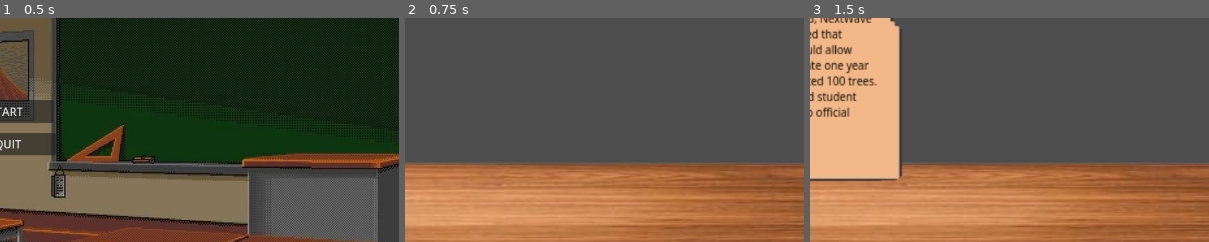
Above: before the commit, frames 1-3 (left to right).
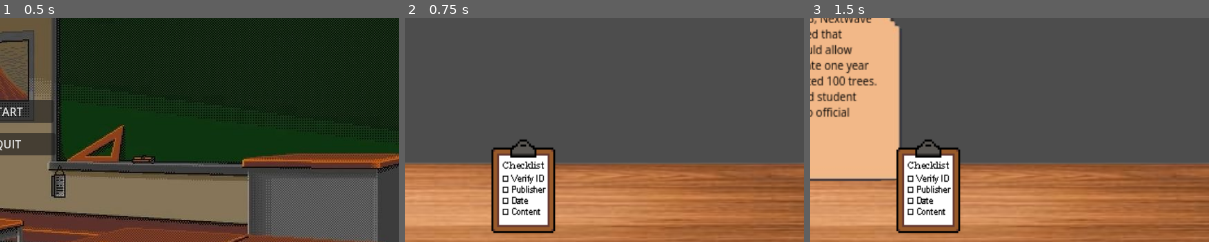
Above: after the commit, the same moments.

Repository: Huenyeon/Game-on
Game: Godot game, scene res://scene/menu.tscn
Same seed, same stepped clock (60 frames per second), same inputs: the game is played once before the commit and once after it.
Inputs (mouse positions are % of the whole screen's width and height, from its top left):
- Up to frame 1 (0.5 s): no input
- Up to frame 2 (0.75 s): click "START" at 0.5 s
- Up to frame 3 (1.5 s): tap Enter at 1.25 s; move the mouse to (21, 77) at 1.27 s; click (21, 77) at 1.42 s
The pictures show only the part of the screen within x 50-100%, y 38-88%; the shares and areas given below are measured in that part.

Frame 1 is identical in both runs. In frame 2, 6.1% of the frame differs, in the area x 21-38%, y 54-97%; in frame 3, 6.1%.

Commit message:
initial checklist ui

Diff:
--- a/game_scene.gd
+++ b/game_scene.gd
@@ -3,6 +3,12 @@
 @onready var paper = $paper
 @onready var student_paper = $"student paper"
 @onready var paper_text: RichTextLabel = $paper/MarginContainer/Text
+
+@onready var checklist_icon: Sprite2D = $checklist_icon
+@onready var checklist_ui: Control = $ChecklistUI
+@onready var close_button: Button = $CloseButton
+
+var checklist_open = false
 
 var paper_open = false
 var rng := RandomNumberGenerator.new()
@@ -40,6 +46,12 @@
 	student_paper.visible = true
 	paper_open = false
 
+	checklist_ui.visible = false
+	close_button.visible = false
+
+	$checklist_icon/Area2D.connect("input_event", _on_checklist_icon_input_event)
+	close_button.pressed.connect(_on_close_button_pressed)
+
 func _on_area_2d_input_event(viewport: Node, event: InputEvent, shape_idx: int) -> void:
 	if event is InputEventMouseButton and event.pressed:
 		paper_open = true
@@ -63,3 +75,16 @@
 			paper_open = false
 			paper.visible = false
 			student_paper.visible = true
+
+# When the checklist icon is clicked
+func _on_checklist_icon_input_event(viewport, event, shape_idx):
+	if event is InputEventMouseButton and event.pressed:
+		checklist_open = true
+		checklist_ui.visible = true
+		close_button.visible = true
+
+# Close button
+func _on_close_button_pressed() -> void:
+	checklist_open = false
+	checklist_ui.visible = false
+	close_button.visible = false
--- a/project.godot
+++ b/project.godot
@@ -12,7 +12,7 @@
 
 config/name="game on"
 run/main_scene="res://scene/menu.tscn"
-config/features=PackedStringArray("4.3", "GL Compatibility")
+config/features=PackedStringArray("4.4", "GL Compatibility")
 config/icon="res://icon.svg"
 
 [rendering]
--- a/scene/game_scene.tscn
+++ b/scene/game_scene.tscn
@@ -1,14 +1,19 @@
-[gd_scene load_steps=8 format=3 uid="uid://eg8aervxc26f"]
+[gd_scene load_steps=11 format=3 uid="uid://eg8aervxc26f"]
 
-[ext_resource type="Script" path="res://game_scene.gd" id="1_3ad2y"]
+[ext_resource type="Script" uid="uid://14byfc7qjks0" path="res://game_scene.gd" id="1_3ad2y"]
 [ext_resource type="Texture2D" uid="uid://xj4ir0ohnlic" path="res://assets/images/Teachers Table.png" id="2_d2lej"]
 [ext_resource type="Texture2D" uid="uid://b5u7bu5y3ro0h" path="res://assets/images/book-removebg-preview.png" id="3_5hqqe"]
 [ext_resource type="Texture2D" uid="uid://d1gfqp0jlskxw" path="res://assets/images/image-removebg-preview.png" id="4_vuqbi"]
 [ext_resource type="Texture2D" uid="uid://wv2vg617ijxf" path="res://assets/images/paper_table-removebg-preview.png" id="5_vweb5"]
 [ext_resource type="FontFile" uid="uid://br4ssul0iujnw" path="res://font/OpenSans-VariableFont_wdth,wght.ttf" id="5_y3ouy"]
+[ext_resource type="Texture2D" uid="uid://cqdtxbudc0te1" path="res://assets/checklist/checklist.png" id="7_f3g3v"]
+[ext_resource type="Texture2D" uid="uid://de1i3di3wvrdb" path="res://assets/checklist/checklist- empty.png" id="8_juocg"]
 
 [sub_resource type="RectangleShape2D" id="RectangleShape2D_famsg"]
 size = Vector2(175.207, 240.258)
+
+[sub_resource type="RectangleShape2D" id="RectangleShape2D_juocg"]
+size = Vector2(65.926, 82.7587)
 
 [node name="Game Scene" type="Node2D"]
 script = ExtResource("1_3ad2y")
@@ -57,4 +62,79 @@
 position = Vector2(-3.30152, 7.17491)
 shape = SubResource("RectangleShape2D_famsg")
 
+[node name="checklist_icon" type="Sprite2D" parent="."]
+position = Vector2(750, 486)
+scale = Vector2(1.35, 1.45)
+texture = ExtResource("7_f3g3v")
+
+[node name="Area2D" type="Area2D" parent="checklist_icon"]
+
+[node name="CollisionShape2D" type="CollisionShape2D" parent="checklist_icon/Area2D"]
+position = Vector2(-1.85181, 6.20679)
+shape = SubResource("RectangleShape2D_juocg")
+
+[node name="CloseButton" type="Button" parent="."]
+visible = false
+offset_left = 1116.0
+offset_top = 3.0
+offset_right = 1150.0
+offset_bottom = 34.0
+text = "X"
+
+[node name="ChecklistUI" type="Control" parent="."]
+layout_mode = 3
+anchors_preset = 0
+offset_left = 343.0
+offset_top = -1.0
+offset_right = 822.0
+offset_bottom = 583.0
+
+[node name="ClipboardImage" type="TextureRect" parent="ChecklistUI"]
+layout_mode = 0
+offset_left = -10.0
+offset_top = 33.0
+offset_right = 425.0
+offset_bottom = 493.0
+texture = ExtResource("8_juocg")
+
+[node name="Label" type="Label" parent="ChecklistUI/ClipboardImage"]
+modulate = Color(0, 0, 0, 1)
+self_modulate = Color(0.0214346, 0.0214346, 0.0214346, 1)
+layout_mode = 2
+offset_left = 118.0
+offset_top = 141.0
+offset_right = 298.0
+offset_bottom = 164.0
+text = "Checklist"
+horizontal_alignment = 1
+
+[node name="VBoxContainer" type="VBoxContainer" parent="ChecklistUI/ClipboardImage"]
+modulate = Color(0.00566115, 0.00566115, 0.00566115, 1)
+layout_mode = 0
+offset_left = 108.0
+offset_top = 202.0
+offset_right = 288.0
+offset_bottom = 373.0
+
+[node name="CheckBox" type="CheckBox" parent="ChecklistUI/ClipboardImage/VBoxContainer"]
+modulate = Color(0.000113828, 0.000113828, 0.000113828, 1)
+layout_mode = 2
+text = "Verify ID"
+
+[node name="CheckBox2" type="CheckBox" parent="ChecklistUI/ClipboardImage/VBoxContainer"]
+modulate = Color(0.0338533, 0.0338533, 0.0338533, 1)
+layout_mode = 2
+text = "Publisher
+"
+
+[node name="CheckBox3" type="CheckBox" parent="ChecklistUI/ClipboardImage/VBoxContainer"]
+modulate = Color(0.0295066, 0.0295066, 0.0295066, 1)
+layout_mode = 2
+text = "Date"
+
+[node name="CheckBox4" type="CheckBox" parent="ChecklistUI/ClipboardImage/VBoxContainer"]
+modulate = Color(0.00566115, 0.00566115, 0.00566115, 1)
+layout_mode = 2
+text = "Content"
+
 [connection signal="input_event" from="student paper/Area2D" to="." method="_on_area_2d_input_event"]
Binary file added: assets/checklist/checklist- empty.png
Not shown, added: assets/checklist/checklist- empty.png.import
Binary file added: assets/checklist/checklist.png
Not shown, added: assets/checklist/checklist.png.import
Binary file added: assets/checklist/checkmark.png
Not shown, added: assets/checklist/checkmark.png.import
Not shown, changed: font/OpenSans-VariableFont_wdth,wght.ttf.import
Not shown, added: game_scene.gd.uid
Not shown, added: menu.gd.uid
Not shown: 1 places in scene/menu.tscn that only renumber resources
